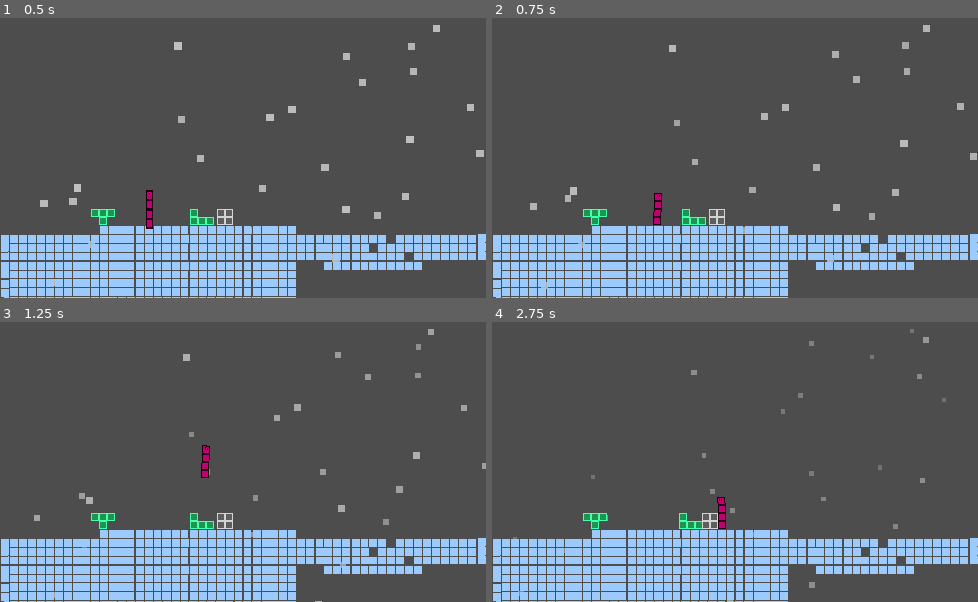
Above: before the commit, frames 1-4 (two rows, left to right).
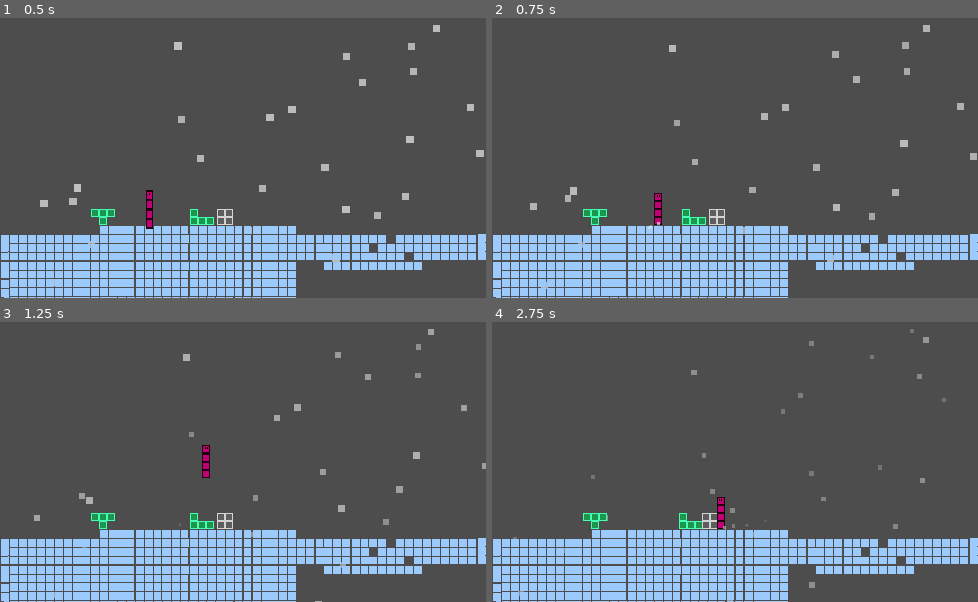
Above: after the commit, the same moments.

Repository: rinevard/Undertetris
Game: Godot game, scene res://scenes/levels/level.tscn
Two runs of this game, one before a commit and one after it. Both use one fixed random seed, a clock stepped at 60 frames per second and the inputs below. The project has no main scene, so this scene is started directly.
Inputs:
- Up to frame 1 (0.5 s): no input
- Up to frame 2 (0.75 s): hold D (right) from 0.53 s (still down); tap R (rotate) at 0.6 s
- Up to frame 3 (1.25 s): keep holding D (right); tap Space (jump) at 0.77 s
- Up to frame 4 (2.75 s): tap R (rotate) at 1.35, 2.1 s; tap Space (jump) at 1.52 s; release D (right) at 2.03 s; hold A (left) from 2.03 s (still down)

Frame 1 is identical in both runs. In frame 2, less than 0.1% of the frame differs, in the area x 32-35%, y 69-76%; in frame 3, less than 0.1%; in frame 4, less than 0.1%, in the area x 46-53%, y 64-75%.

Commit message:
walk particle

Diff:
--- /dev/null
+++ b/scenes/juicy/walk_particle.tscn
@@ -0,0 +1,31 @@
+[gd_scene load_steps=6 format=3 uid="uid://0oc5ggeu2o8g"]
+
+[sub_resource type="Gradient" id="Gradient_mdhqv"]
+colors = PackedColorArray(1, 1, 1, 0.662745, 0.698039, 0.698039, 0.698039, 0.654902)
+
+[sub_resource type="GradientTexture1D" id="GradientTexture1D_ueslx"]
+gradient = SubResource("Gradient_mdhqv")
+
+[sub_resource type="Gradient" id="Gradient_ueslx"]
+colors = PackedColorArray(1, 1, 1, 1, 1, 1, 1, 0)
+
+[sub_resource type="GradientTexture1D" id="GradientTexture1D_k6you"]
+gradient = SubResource("Gradient_ueslx")
+
+[sub_resource type="ParticleProcessMaterial" id="ParticleProcessMaterial_mdhqv"]
+particle_flag_disable_z = true
+spread = 30.0
+initial_velocity_min = 20.0
+initial_velocity_max = 30.0
+angular_velocity_min = -90.0
+angular_velocity_max = 90.0
+scale_min = 2.0
+scale_max = 4.0
+color_ramp = SubResource("GradientTexture1D_k6you")
+color_initial_ramp = SubResource("GradientTexture1D_ueslx")
+
+[node name="WalkParticle" type="GPUParticles2D"]
+amount = 4
+lifetime = 0.7
+collision_base_size = 2.0
+process_material = SubResource("ParticleProcessMaterial_mdhqv")
--- a/scenes/player/player.gd
+++ b/scenes/player/player.gd
@@ -1,6 +1,8 @@
 class_name Player
 extends CharacterBody2D
+@onready var move_particle_marker: Marker2D = $MoveParticleMarker
 @onready var sprite_2d = $Sprite2D
+@onready var walk_particle = $Sprite2D/WalkParticle
 
 @export var SPEED: float = 80.0
 @export var MAX_Y_SPEED: float = 300.0
@@ -88,7 +90,7 @@
 	# 着地时恢复正常形状
 	if is_on_floor():
 		sprite_2d.scale = sprite_2d.scale.lerp(Vector2(1, 1), delta * 100)
-
+	walk_particle.emitting = false
 	# Get the input direction and handle the movement/deceleration
 	var direction = Input.get_axis("left", "right")
 	if direction:
@@ -96,11 +98,11 @@
 		sprite_2d.flip_v = (direction < 0 and is_rotated)
 		velocity.x = direction * SPEED
 		last_direction = sign(velocity.x)  # 获取最后移动方向（1 或 -1）
-
+		if is_on_floor() and (height == 1 or not is_rotated):
+			walk_particle.emitting = true
 		# 走路时的倾斜效果
-		var target_rotation = direction * 0.03 if not is_rotated else abs(direction * 0.03)
-		sprite_2d.rotation = lerp(sprite_2d.rotation, target_rotation, delta * 10)
-
+		#var target_rotation = direction * 0.11 if not is_rotated else abs(direction * 0.11)
+		#sprite_2d.rotation = lerp(sprite_2d.rotation, target_rotation, delta * 10)
 		for i in get_slide_collision_count():
 			var c = get_slide_collision(i)
 			if c.get_collider() is RigidBody2D:
--- a/scenes/player/player_i_4.tscn
+++ b/scenes/player/player_i_4.tscn
@@ -1,8 +1,9 @@
-[gd_scene load_steps=5 format=3 uid="uid://d0enparlqai47"]
+[gd_scene load_steps=6 format=3 uid="uid://d0enparlqai47"]
 
 [ext_resource type="Script" uid="uid://bkwwqpwblpclu" path="res://scenes/player/player.gd" id="1_n70ld"]
 [ext_resource type="PackedScene" uid="uid://1wdo66y1k8n7" path="res://scenes/player/player_i_3.tscn" id="2_ok737"]
 [ext_resource type="Texture2D" uid="uid://bfxl70n0hghhr" path="res://assets/art/player_tetris/PlayerI4.png" id="3_ok737"]
+[ext_resource type="PackedScene" uid="uid://0oc5ggeu2o8g" path="res://scenes/juicy/walk_particle.tscn" id="4_img7b"]
 
 [sub_resource type="RectangleShape2D" id="RectangleShape2D_iwl72"]
 size = Vector2(7, 31.5)
@@ -21,12 +22,18 @@
 region_enabled = true
 region_rect = Rect2(8, 0, 8, 32)
 
+[node name="WalkParticle" parent="Sprite2D" instance=ExtResource("4_img7b")]
+position = Vector2(4, 31)
+
 [node name="CollisionShape2D" type="CollisionShape2D" parent="."]
 position = Vector2(4, 16)
 shape = SubResource("RectangleShape2D_iwl72")
 
 [node name="CenterMarker" type="Marker2D" parent="."]
 position = Vector2(4, 16)
+
+[node name="MoveParticleMarker" type="Marker2D" parent="."]
+position = Vector2(4, 31)
 
 [node name="TetrisMarkers" type="Node2D" parent="."]
 
Binary file added: assets/art/player_tetris/biggerPlayerI4.png
Not shown, added: assets/art/player_tetris/biggerPlayerI4.png.import
